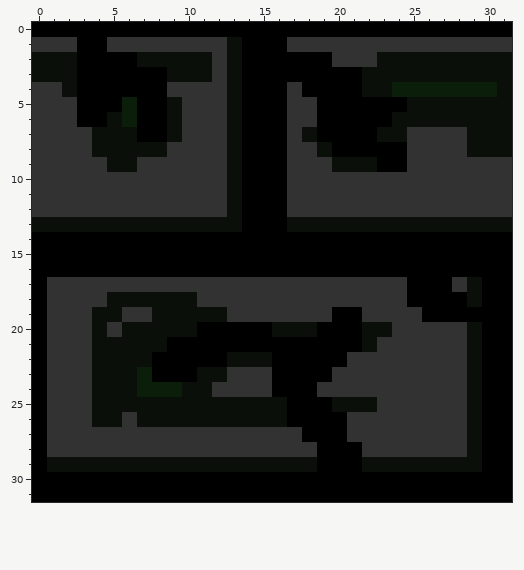
Pixel-art sprite -- Brick.png. Above, as it was before the edit.
The file is 32x32 pixels. Colours within 5 levels of each other are drawn and written as one.
New version:
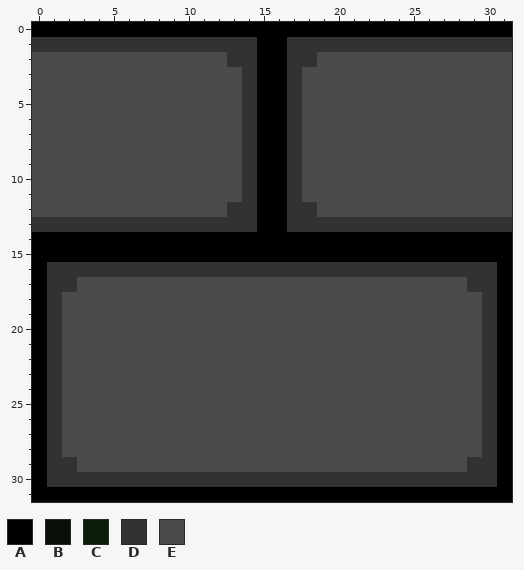
Palette (. is transparent): A #000000  B #0a0f0a  C #0a1e0a  D #323232  E #4b4b4b
The edit:
Changed rows in their new state; - is an unchanged pixel.
first column x 0:
 1 ---DD--------DD-----------------
 2 EEEEEEEEEEEEEDD--DDEEEEEEEEEEEEE
 3 EEEEEEEEEEEEEED--DEEEEEEEEEEEEEE
 4 EEEEEEEEEEEEEED---EEEEEEEEEEEEEE
 5 EEEEEEEEEEEEEED---EEEEEEEEEEEEEE
 6 EEEEEEEEEEEEEED---EEEEEEEEEEEEEE
 7 EEEEEEEEEEEEEED---EEEEEEEEEEEEEE
 8 EEEEEEEEEEEEEED---EEEEEEEEEEEEEE
 9 EEEEEEEEEEEEEED---EEEEEEEEEEEEEE
10 EEEEEEEEEEEEEED---EEEEEEEEEEEEEE
11 EEEEEEEEEEEEEED---EEEEEEEEEEEEEE
12 EEEEEEEEEEEEEDD----EEEEEEEEEEEEE
13 DDDDDDDDDDDDDDD--DDDDDDDDDDDDDDD
16 -DDDDDDDDDDDDDDDDDDDDDDDDDDDDDD-
17 ---EEEEEEEEEEEEEEEEEEEEEEEEEEDD-
18 --EEEEEEEEEEEEEEEEEEEEEEEEEEEED-
19 --EEEEEEEEEEEEEEEEEEEEEEEEEEEED-
20 --EEEEEEEEEEEEEEEEEEEEEEEEEEEED-
21 --EEEEEEEEEEEEEEEEEEEEEEEEEEEED-
22 --EEEEEEEEEEEEEEEEEEEEEEEEEEEED-
23 --EEEEEEEEEEEEEEEEEEEEEEEEEEEED-
24 --EEEEEEEEEEEEEEEEEEEEEEEEEEEED-
25 --EEEEEEEEEEEEEEEEEEEEEEEEEEEED-
26 --EEEEEEEEEEEEEEEEEEEEEEEEEEEED-
27 --EEEEEEEEEEEEEEEEEEEEEEEEEEEED-
28 --EEEEEEEEEEEEEEEEEEEEEEEEEEEED-
29 -DDEEEEEEEEEEEEEEEEEEEEEEEEEEDD-
30 -DDDDDDDDDDDDDDDDDDDDDDDDDDDDDD-
Where, in picture pixels (left, top, right, bottom), the same in both pictures:
changed: (32, 37, 512, 487)
